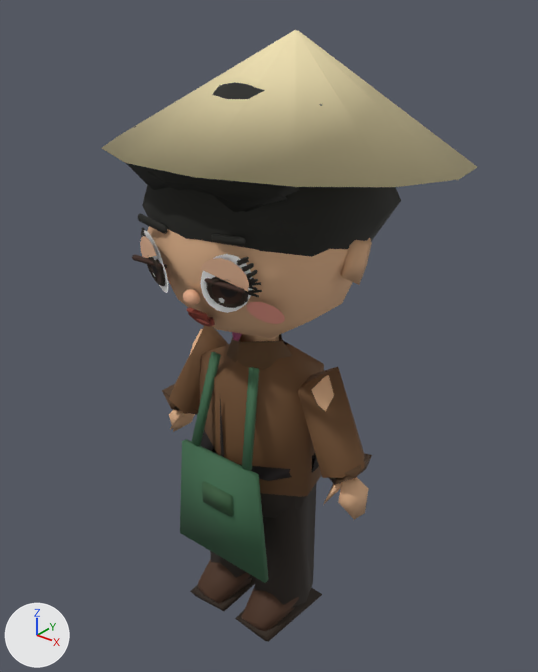
What one commit did to the glTF model assets/npc-moi/npc-vendor-nau-nhe.glb.
One viewpoint serves both versions: a 50 mm camera at (0.922, -1.123, 1.428) aimed at (-0.018, 0.053, 0.699). The axes (+X, +Y, +Z) are drawn at lower left. The lights are the same throughout. The older version comes first.

The scene before the commit, as lines of its bpy script (objects in view):
```python
me_eyes_tired = bpy.data.meshes.new('eyes_tired')
me_eyes_tired.from_pydata(...)  # 168 vertices, 188 faces; spans x -0.142..0.142, y -0.233..-0.187, z 0.878..0.986
me_eyes_tired.materials.append(mat_m_eyes_tired)
me_face = bpy.data.meshes.new('face')
me_face.from_pydata(...)  # 82 vertices, 128 faces; spans x -0.162..0.162, y -0.217..-0.122, z 0.842..0.899
me_face.materials.append(mat_m_face)
me_npc_body = bpy.data.meshes.new('npc_body')
me_npc_body.from_pydata(...)  # 463 vertices, 711 faces; spans x -0.373..0.373, y -0.267..0.458, z 0.001..1.331
me_npc_body.materials.append(mat_m_npc_vendor)
ob_eyes_tired = bpy.data.objects.new('eyes_tired', me_eyes_tired)
ob_eyes_tired.location = (0.0, 0.0, 0.0)
ob_face = bpy.data.objects.new('face', me_face)
ob_face.location = (0.0, 0.0, 0.0)
ob_npc_body = bpy.data.objects.new('npc_body', me_npc_body)
ob_npc_body.location = (0.0, 0.0, 0.0)
```
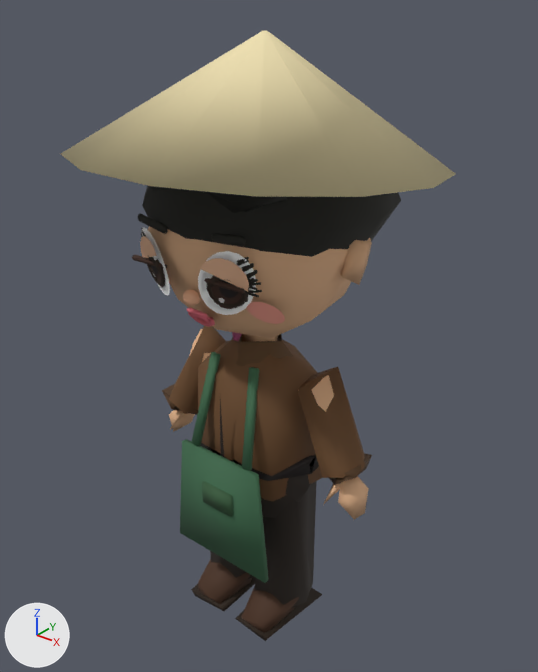
Changed parts and their boxes [x1, y1, x2, y2] in the pictures (538 x 672 px; the box of a moved part takes in the faces that stretch with it):
'npc_body', reshaped: before [102, 30, 477, 642]; after [61, 30, 456, 641]
part 1 of me_npc_body, moved or reshaped: before [102, 30, 477, 187]; after [61, 30, 456, 197]
part 2 of me_npc_body, moved or reshaped: before [169, 279, 369, 518]; after [169, 244, 372, 518]
part 3 of me_npc_body, moved or reshaped: before [142, 82, 401, 234]; after [142, 186, 401, 234]
part 4 of me_npc_body, moved or reshaped: before [236, 587, 322, 642]; after [236, 587, 322, 641]

The change in detail:
me_npc_body is used by ob_npc_body; location (0.0, 0.0, 0.0).
me_npc_body had 463 vertices, 711 faces and spanned x -0.373..0.373, y -0.267..0.458, z 0.001..1.331.
me_npc_body now has 457 vertices, 699 faces and spans x -0.373..0.373, y -0.361..0.364, z 0.001..1.336.
me_npc_body part 1: the loose piece of 56 vertices spanning x -0.373..0.373, y -0.267..0.458, z 1.076..1.331 is moved by (0.0, -0.095, 0.005).
me_npc_body part 2: 27 vertices removed from x -0.241..0.241, y -0.134..0.138, z 0.357..0.829; 23 vertices added at x -0.232..0.232, y -0.115..0.131, z 0.393..0.822.
me_npc_body part 3: 4 vertices moved from x -0.095..0.095, y 0.074..0.247, z 1.17..1.219 to x -0.094..0.094, y 0.092..0.245, z 1.166..1.247; 11 vertices removed from x -0.152..0.152, y -0.11..0.196, z 1.178..1.255; 11 vertices added at x -0.152..0.152, y -0.127..0.199, z 1.181..1.258.
me_npc_body part 4: 2 vertices removed from x 0.114..0.127, y -0.132..-0.127, z 0.013..0.025; 1 vertex added at x 0.125, y -0.131, z 0.02.
Other edits to the shape of me_npc_body do not show in these pictures.
